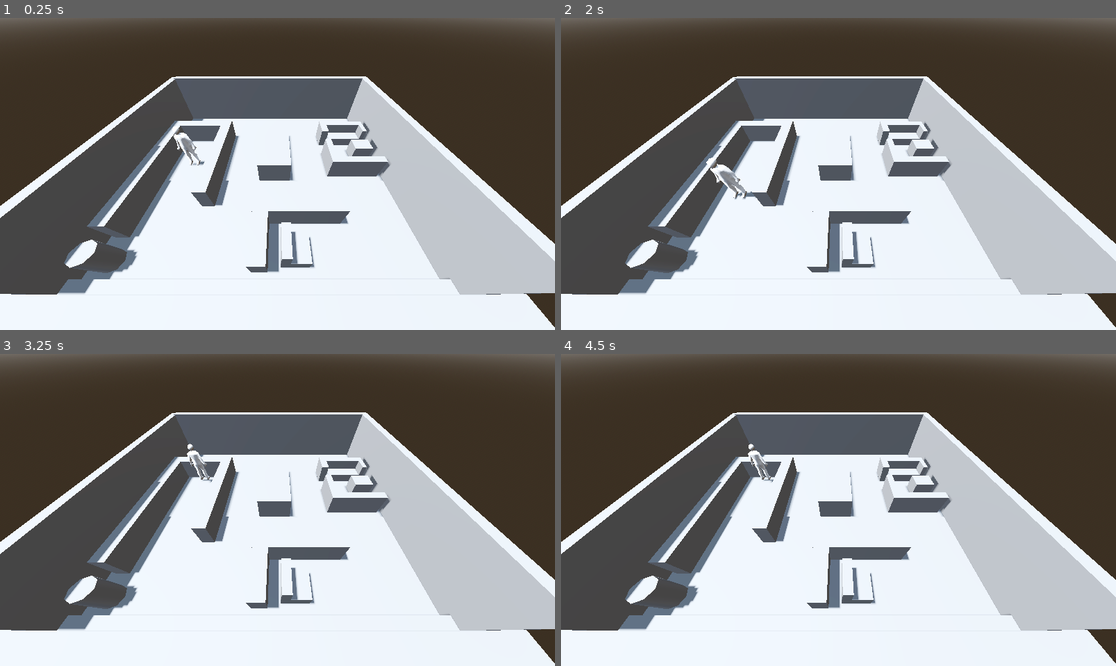
Above: before the commit, frames 1-4 (two rows, left to right).
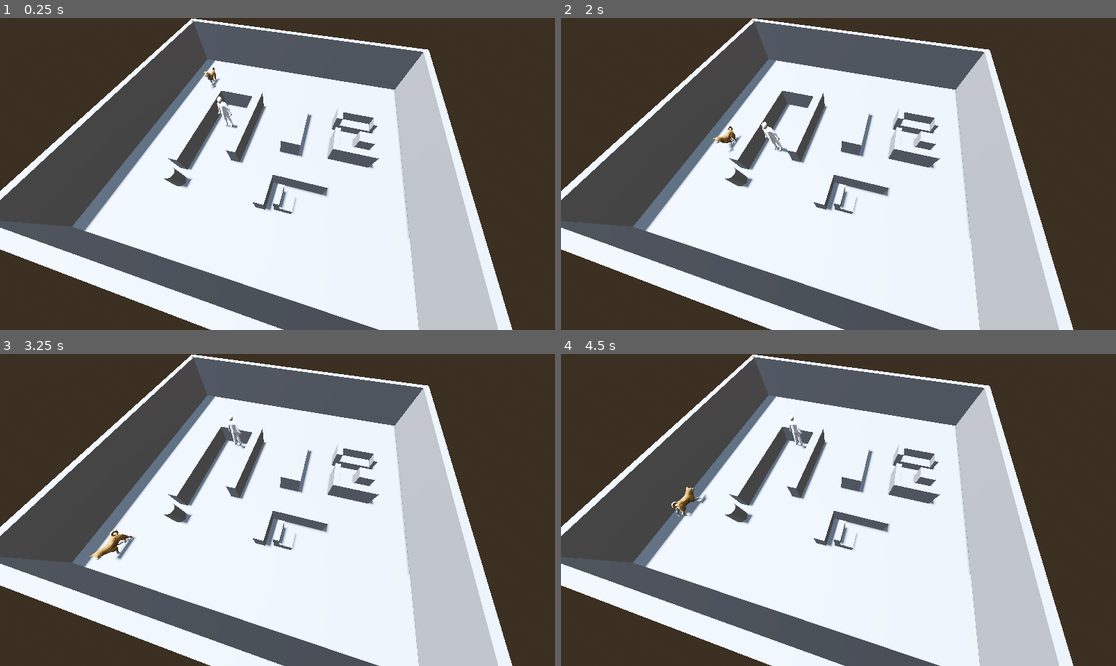
Above: after the commit, the same moments.

Repository: bernineu/fhtw-swpj-project
Game: Godot game, scene res://scenes/main.tscn
The game is run twice, just before and just after one commit, with the same random seed, the same clock (stepped at 60 frames per second) and the same inputs.
Inputs:
- Up to frame 1 (0.25 s): no input
- Up to frame 2 (2 s): hold Up (move_forward) 0.53-1.28 s; hold Down (move_back) from 1.28 s (still down)
- Up to frame 3 (3.25 s): release Down (move_back) at 2.03 s; hold Up (move_forward) from 2.03 s (still down)
- Up to frame 4 (4.5 s): release Up (move_forward) at 3.53 s; hold Left (move_left) from 3.53 s (still down)

The runs differ from the first frame. In frame 1, 47% of the frame differs, in the area x 0-100%, y 0-100%; in frame 2, 47%; in frame 3, 47%; in frame 4, 47%.

Commit message:
Dog modell and script added

Diff:
--- /dev/null
+++ b/scenes/dog.gd
@@ -0,0 +1,48 @@
+extends CharacterBody3D
+
+@export var speed: float = 10.0
+@export var turn_min_deg: float = 30.0
+@export var turn_max_deg: float = 800.0
+@export var gravity: float = ProjectSettings.get_setting("physics/3d/default_gravity")
+
+var anim_player: AnimationPlayer
+
+func _ready():
+	anim_player = find_child("AnimationPlayer")
+	if anim_player and anim_player.has_animation("Gallop"):
+		var anim = anim_player.get_animation("Gallop")
+		anim.loop_mode = Animation.LOOP_LINEAR
+		anim_player.play("Gallop")
+
+
+func _physics_process(delta):
+	# keep the dog upright
+	rotation.x = 0.0
+	rotation.z = 0.0
+
+	# forward is -Z in Godot
+	var forward := global_transform.basis.z.normalized()
+
+	# apply gravity
+	if not is_on_floor():
+		velocity.y -= gravity * delta
+	else:
+		velocity.y = 0.0
+
+	# walk forward
+	velocity.x = forward.x * speed
+	velocity.z = forward.z * speed
+
+	# move and slide
+	move_and_slide()
+
+	# if we bumped into a wall, turn
+	for i in get_slide_collision_count():
+		var col := get_slide_collision(i)
+		# ignore floor/ground: only react to mostly-horizontal normals
+		if col.get_normal().y < 0.5:
+			var turn_rad := deg_to_rad(randf_range(turn_min_deg, turn_max_deg))
+			rotate_y(turn_rad)
+			# tiny nudge away from the wall to avoid sticking
+			global_translate(col.get_normal() * 0.05)
+			break
--- /dev/null
+++ b/scenes/dog.tscn
@@ -0,0 +1,18 @@
+[gd_scene load_steps=4 format=3 uid="uid://c38o3xg14mqxc"]
+
+[ext_resource type="PackedScene" uid="uid://deivbbfiu5h3" path="res://art/ShibaInu.gltf" id="1_c5eso"]
+[ext_resource type="Script" uid="uid://codeo1j1aeslf" path="res://scenes/dog.gd" id="1_vwjdu"]
+
+[sub_resource type="BoxShape3D" id="BoxShape3D_kb3ao"]
+size = Vector3(1, 4.118683, 2.9296875)
+
+[node name="CharacterBody3D" type="CharacterBody3D"]
+script = ExtResource("1_vwjdu")
+
+[node name="Node3D" type="Node3D" parent="."]
+
+[node name="ShibaInu" parent="Node3D" instance=ExtResource("1_c5eso")]
+
+[node name="CollisionShape3D" type="CollisionShape3D" parent="."]
+transform = Transform3D(1, 0, 0, 0, -4.371139e-08, 1, 0, -1, -4.371139e-08, 0, 1.6905859, 0.44043967)
+shape = SubResource("BoxShape3D_kb3ao")
--- /dev/null
+++ b/scenes/dog2.tscn
@@ -0,0 +1,57 @@
+[gd_scene load_steps=2 format=3 uid="uid://byov8k3461r6"]
+
+[ext_resource type="PackedScene" uid="uid://deivbbfiu5h3" path="res://art/ShibaInu.gltf" id="1_vxu05"]
+
+[node name="ShibaInu2" instance=ExtResource("1_vxu05")]
+
+[node name="Skeleton3D" parent="AnimalArmature" index="0"]
+bones/0/position = Vector3(0, 0.31083864, 0.0009059307)
+bones/0/rotation = Quaternion(-2.9802326e-08, 0, 0, 1)
+bones/1/rotation = Quaternion(0.772403, -7.980554e-07, -9.736957e-07, 0.6351328)
+bones/2/rotation = Quaternion(-3.633427e-07, 0.9970852, -0.07629624, 2.2147906e-06)
+bones/3/rotation = Quaternion(0.009015163, 0.0112308925, -0.043852888, 0.9989342)
+bones/4/rotation = Quaternion(0.29921228, 2.2694301e-05, -8.937897e-06, 0.95418656)
+bones/5/rotation = Quaternion(0.15045746, 0.017218255, 0.123921014, 0.980668)
+bones/6/rotation = Quaternion(0.06093004, -0.01985455, -0.06659146, 0.9957204)
+bones/7/rotation = Quaternion(-0.04355709, -2.1143858e-07, 4.3620293e-08, 0.9990509)
+bones/8/rotation = Quaternion(-0.60114545, -3.9152295e-10, 9.504971e-07, 0.7991396)
+bones/10/rotation = Quaternion(-0.012895559, 0.4952812, -0.07666412, 0.8652473)
+bones/11/rotation = Quaternion(-0.019786976, -0.023223616, -0.080367096, 0.9962983)
+bones/12/rotation = Quaternion(-0.0448346, 0.046131447, -0.1575317, 0.9854164)
+bones/14/rotation = Quaternion(-0.012895582, -0.4952812, 0.07666404, 0.8652473)
+bones/15/rotation = Quaternion(-0.019786924, 0.023223545, 0.08036705, 0.9962983)
+bones/16/rotation = Quaternion(-0.04483453, -0.046131343, 0.15753157, 0.98541653)
+bones/17/position = Vector3(-0.22307862, 0.6556659, -0.31298962)
+bones/18/rotation = Quaternion(0.72922605, 0.6769895, 0.04520851, 0.08871814)
+bones/19/rotation = Quaternion(-5.0009595e-07, 0.97332186, -0.22944419, 2.1617109e-06)
+bones/20/position = Vector3(0.22304495, 0.65566593, -0.31301332)
+bones/20/rotation = Quaternion(0.46242452, 0.5265705, 0.5360151, -0.4707176)
+bones/21/rotation = Quaternion(0.62985075, -0.573444, 0.29264206, -0.43452355)
+bones/22/rotation = Quaternion(1.0259092e-06, 0.8704404, -0.49227366, -1.93603e-06)
+bones/23/position = Vector3(0.2470643, 0.10234585, 0.15754415)
+bones/23/rotation = Quaternion(0.6890912, 0.62807435, 0.20328633, -0.29891595)
+bones/24/rotation = Quaternion(0.71453077, 0.6263982, 0.2022759, 0.23697183)
+bones/25/rotation = Quaternion(0.75948185, -0.0046867314, 0.011119218, 0.6504166)
+bones/26/rotation = Quaternion(-0.0032920516, 0.6890745, -0.7246773, -0.0028810252)
+bones/27/rotation = Quaternion(0.5788161, -0.49557078, -0.3982861, -0.5106366)
+bones/28/rotation = Quaternion(0.71412754, -0.61467767, -0.21212146, 0.25922558)
+bones/29/rotation = Quaternion(0.8098787, 0.008291561, -0.020954957, 0.5861644)
+bones/30/rotation = Quaternion(0.0064434735, 0.62859017, -0.7776897, 0.005642801)
+bones/31/position = Vector3(1.6679624e-07, -0.27113166, 0.06669231)
+bones/31/rotation = Quaternion(0.9785727, -2.392827e-07, -1.3484079e-06, -0.2059015)
+bones/32/rotation = Quaternion(-0.33331126, -1.5372109e-08, 4.5976304e-08, 0.94281685)
+bones/33/rotation = Quaternion(0.27903417, 1.297999e-08, -4.9110945e-08, 0.9602812)
+bones/34/position = Vector3(0.2170285, 0.34704968, 4.164066)
+bones/35/position = Vector3(0.21728317, 0.34900367, 3.876009)
+bones/36/position = Vector3(-0.2170285, 0.34704968, 4.164066)
+bones/37/position = Vector3(-0.21728317, 0.34900367, 3.876009)
+bones/38/position = Vector3(0.37400082, 0.20386325, -0.17687374)
+bones/38/rotation = Quaternion(0.9184411, -1.760433e-07, -4.0875327e-07, 0.39555773)
+bones/40/position = Vector3(0.32669407, 0.21649124, 1.603006)
+bones/40/rotation = Quaternion(0.9406917, -1.5098904e-07, -4.1865542e-07, 0.3392626)
+bones/42/position = Vector3(-0.3740007, 0.36713606, -1.1012673)
+bones/42/rotation = Quaternion(0.9964762, 6.5850635e-08, 3.990449e-07, -0.083876945)
+bones/43/rotation = Quaternion(5.690454e-07, 0.9291376, -0.3697342, -6.239573e-07)
+bones/44/position = Vector3(-0.32669407, 0.21649128, 0.56862915)
+bones/44/rotation = Quaternion(0.94069177, 1.5098905e-07, 4.1865545e-07, 0.33926257)
+bones/45/rotation = Quaternion(6.243529e-07, 0.937708, -0.34742457, -8.532796e-07)
--- a/scenes/main.tscn
+++ b/scenes/main.tscn
@@ -1,9 +1,10 @@
-[gd_scene load_steps=6 format=3 uid="uid://otkjxx10avb2"]
+[gd_scene load_steps=7 format=3 uid="uid://otkjxx10avb2"]
 
 [ext_resource type="PackedScene" uid="uid://bl6ck4n0he1ra" path="res://scenes/player.tscn" id="2_0wfyh"]
+[ext_resource type="PackedScene" uid="uid://c38o3xg14mqxc" path="res://scenes/dog.tscn" id="2_sugp2"]
 
 [sub_resource type="BoxShape3D" id="BoxShape3D_0wfyh"]
-size = Vector3(50, 0.5, 40)
+size = Vector3(50.646606, 0.5, 47.682617)
 
 [sub_resource type="ProceduralSkyMaterial" id="ProceduralSkyMaterial_sgp6g"]
 sky_horizon_color = Color(0.66224277, 0.6717428, 0.6867428, 1)
@@ -23,12 +24,12 @@
 [node name="Ground" type="StaticBody3D" parent="."]
 
 [node name="CollisionShape3D" type="CollisionShape3D" parent="Ground"]
-transform = Transform3D(1, 0, 0, 0, 1, 0, 0, 0, 1, 13.400001, 0, 11.5)
+transform = Transform3D(1, 0, 0, 0, 1, 0, 0, 0, 1, 13.723304, 0, 15.341309)
 shape = SubResource("BoxShape3D_0wfyh")
 
 [node name="Floor" type="CSGBox3D" parent="Ground"]
-transform = Transform3D(-4.371139e-08, 0, -1, 0, 1, 0, 1, 0, -4.371139e-08, 12.750002, -0.25, 11.549999)
-size = Vector3(40, 0.5, 50)
+transform = Transform3D(-4.371139e-08, 0, -1, 0, 1, 0, 1, 0, -4.371139e-08, 13.737862, -0.25, 15.160107)
+size = Vector3(47.220215, 0.5, 50)
 
 [node name="WorldEnvironment" type="WorldEnvironment" parent="."]
 environment = SubResource("Environment_0wfyh")
@@ -42,20 +43,20 @@
 use_collision = true
 
 [node name="wall1" type="CSGBox3D" parent="CSGCombiner3D"]
-transform = Transform3D(1, 0, 0, 0, 1, 0, 0, 0, 1, 14, 3.55, 0.8)
-size = Vector3(29, 7.1, 1)
+transform = Transform3D(1, 0, 0, 0, 1, 0, 0, 0, 1, 15.143021, 3.55, 9.92812)
+size = Vector3(44.518524, 7.1, 1)
 
 [node name="wall2" type="CSGBox3D" parent="CSGCombiner3D"]
-transform = Transform3D(1, 0, 0, 0, 1, 0, 0, 0, 1, 0, 3.6000001, -15.85)
-size = Vector3(1, 7.2000003, 32.7)
+transform = Transform3D(1, 0, 0, 0, 1, 0, 0, 0, 1, -6.375969, 3.6000001, -13.643419)
+size = Vector3(1, 7.2000003, 46.939526)
 
 [node name="wall3" type="CSGBox3D" parent="CSGCombiner3D"]
-transform = Transform3D(1, 0, 0, 0, 1, 0, 0, 0, 1, 14, 3.6000001, -31.7)
-size = Vector3(29, 7.2000003, 1)
+transform = Transform3D(1, 0, 0, 0, 1, 0, 0, 0, 1, 15.601073, 3.6000001, -36.63983)
+size = Vector3(43.385742, 7.2000003, 1)
 
 [node name="wall4" type="CSGBox3D" parent="CSGCombiner3D"]
-transform = Transform3D(1, 0, 0, 0, 1, 0, 0, 0, 1, 28, 0.5, -15.6)
-size = Vector3(1, 1, 33)
+transform = Transform3D(1, 0, 0, 0, 1, 0, 0, 0, 1, 36.849186, 3.6294556, -13.057032)
+size = Vector3(1.3846436, 7.258911, 46.30664)
 
 [node name="counter1" type="CSGBox3D" parent="CSGCombiner3D"]
 transform = Transform3D(1, 0, 0, 0, 1, 0, 0, 0, 1, 7.2, 1.5, -4.85)
@@ -75,8 +76,8 @@
 height = 3.0750003
 
 [node name="diningtable" type="CSGBox3D" parent="CSGCombiner3D"]
-transform = Transform3D(1, 0, 0, 0, 1, 0, 0, 0, 1, 11.449999, 1.5, -16.55)
-size = Vector3(10.1, 3, 4.1)
+transform = Transform3D(1, 0, 0, 0, 1, 0, 0, 0, 1, 11.449999, 1.5, -17.219076)
+size = Vector3(10.1, 3, 3.1911132)
 
 [node name="couchtable" type="CSGBox3D" parent="CSGCombiner3D"]
 transform = Transform3D(1, 0, 0, 0, 1, 0, 0, 0, 1, 11.5, 1.1, -29.25)
@@ -123,8 +124,12 @@
 size = Vector3(2.7, 2.1000001, 1.9)
 
 [node name="Camera3D" type="Camera3D" parent="."]
-transform = Transform3D(1, 5.1413327e-08, -3.145635e-08, -8.950891e-09, 0.64278764, 0.76604444, 5.9604645e-08, -0.76604444, 0.64278764, 16.940002, 15.899999, 28.699999)
+transform = Transform3D(0.9659258, -0.23456971, 0.10938167, 6.7809225e-09, 0.42261833, 0.90630776, -0.25881892, -0.87542605, 0.40821794, 18.940002, 21.899998, 30.699999)
 fov = 93.08556
+near = 0.086
 
 [node name="Player2" parent="." instance=ExtResource("2_0wfyh")]
 transform = Transform3D(3, 0, 0, 0, 3, 0, 0, 0, 3, 4.799999, 1.2, 13.2)
+
+[node name="Dog" parent="." instance=ExtResource("2_sugp2")]
+transform = Transform3D(1, 0, 0, 0, 1, 0, 0, 0, 1, -3.793786, 0.19057846, -0.6748543)
Not shown, added: art/ShibaInu.gltf
Not shown, added: art/ShibaInu.gltf.import
Not shown, added: scenes/dog.gd.uid
